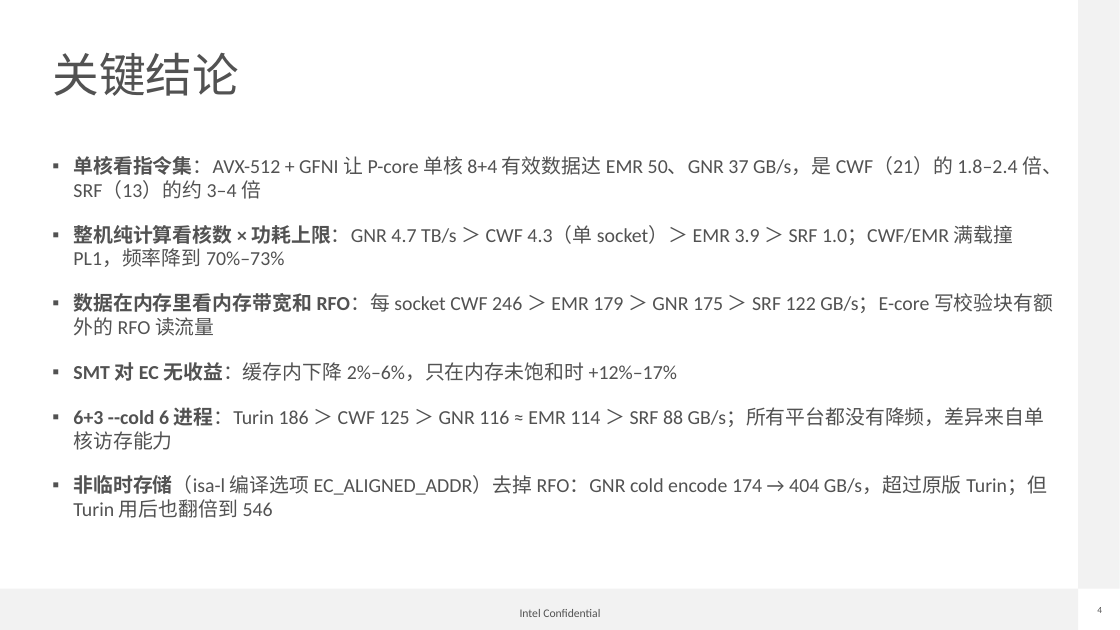
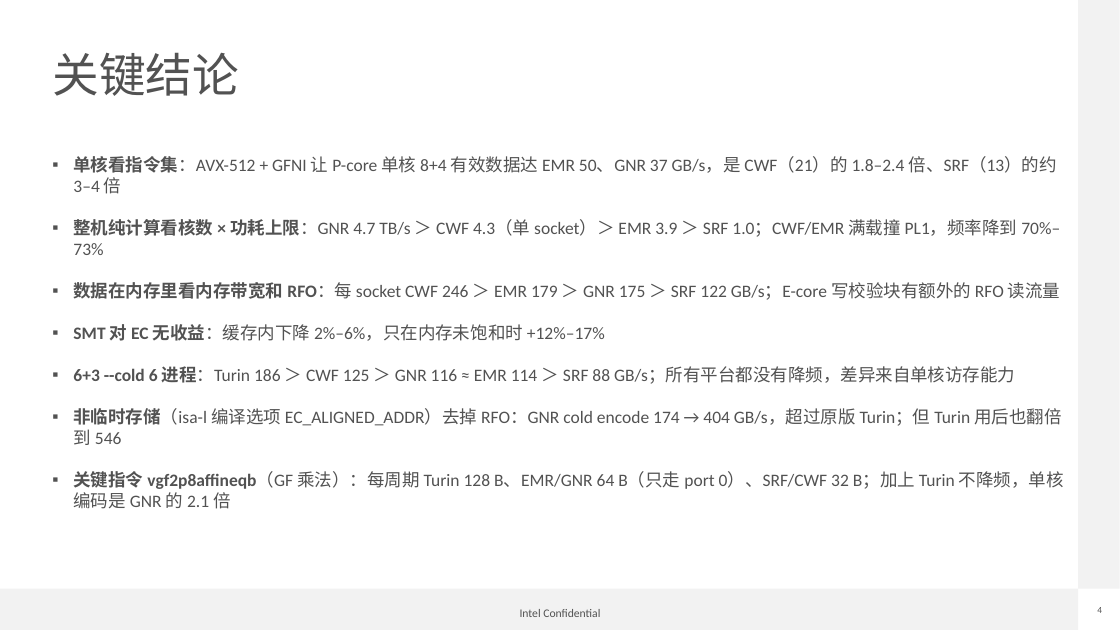
Before and after one commit to liangintel/liang-isa-l, a slide deck: slide 4 of erasure_code/bench/ec_report.pptx. Drawn at 1120x630 pixels with LibreOffice and Linux fonts; fonts in the diff are those of the drawing; background and template pictures are left out. Boxes give left, top, right and bottom in pixels: in the first picture for what was removed or moved away, otherwise in the second. Text is boxed around its words. In the diff, an @@ line names an element or a change of style, - is before the commit and + after.

```diff
--- a/erasure_code/bench/ec_report.pptx
+++ b/erasure_code/bench/ec_report.pptx
@@ text at [73, 156, 1061, 445]: size 17 to 15 pt in "单核看指令集：AVX-512 + GFNI 让 P-core 单核 8+4 ...", "整机纯计算看核数 × 功耗上限：GNR 4.7 TB/s ＞ CWF ...", "数据在内存里看内存带宽和 RFO：每 socket CWF 246 ＞ EMR ...", "SMT 对 EC 无收益：缓存内下降 2%–6%，只在内存未饱和时 +12%–17%" and 2 more places @@
@@ text at [73, 471, 1064, 509]: paragraph added @@
+▪ 关键指令 vgf2p8affineqb（GF 乘法）：每周期 Turin 128 B、EMR/GNR 64 B（只走 port 0）、SRF/CWF 32 B；加上 Turin 不降频，单核编码是 GNR 的 2.1 倍
```
Also in this commit, not shown: 1 other slide changed, 3 slides added, 3 other files.
